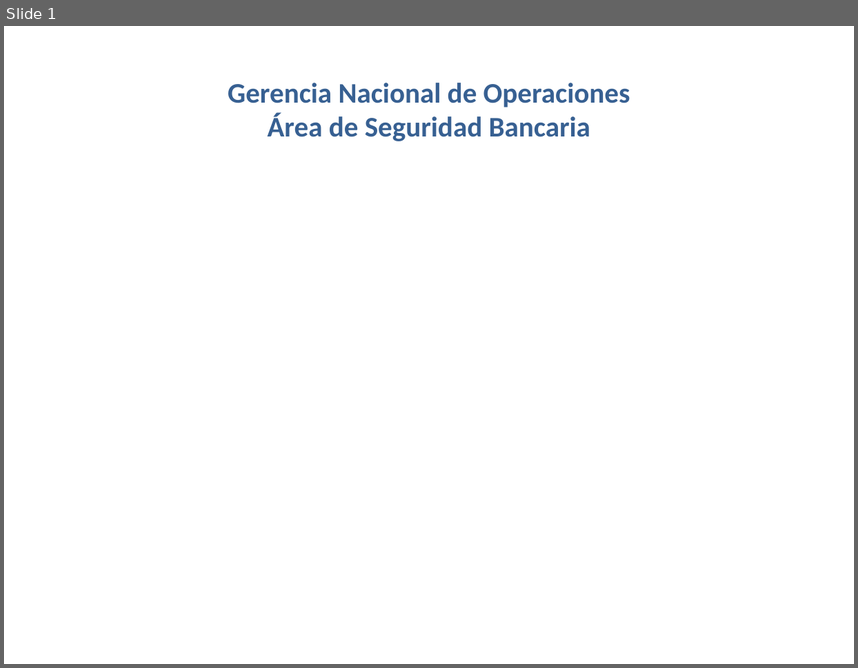
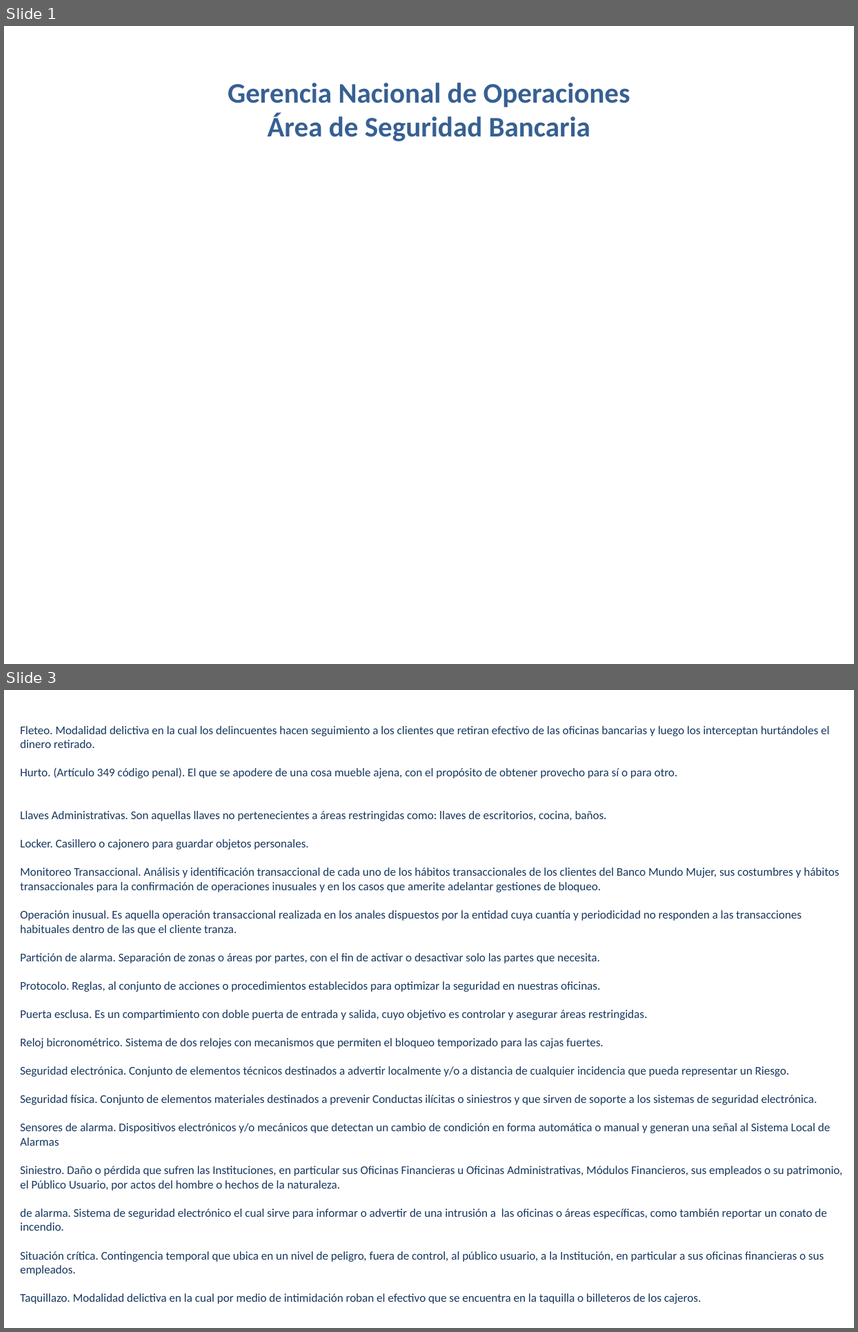
Before and after one commit to elberthAgreda/triviaApp, a slide deck: videoApp/src/assets/pdf/SEGURIDADBANCARIA/SEGURIDADBANCARIA.pptx. Shown one above the other, each under a label of ours: slide 1 before the commit, slides 1 and 3 after it; the slides between them are not shown. The pictures are 858x668 and 858x1332 pixels, drawn with LibreOffice and Linux fonts; fonts in the diff are those of the drawing; background and template pictures are left out. Boxes give left, top, right and bottom in pixels: in the first picture for what was removed or moved away, otherwise in the second. Text is boxed around its words. In the diff, an @@ line names an element or a change of style, - is before the commit and + after.

```diff
--- a/videoApp/src/assets/pdf/SEGURIDADBANCARIA/SEGURIDADBANCARIA.pptx
+++ b/videoApp/src/assets/pdf/SEGURIDADBANCARIA/SEGURIDADBANCARIA.pptx
@@ slide 3 added at <box>4,690,854,1328</box>, background picture (left out) @@
@@ text added at <box>20,726,842,1303</box>, 10 pt, text #17375E @@
+Fleteo. Modalidad delictiva en la cual los delincuentes hacen seguimiento a los clientes que retiran efectivo de las oficinas bancarias y luego los interceptan hurtándoles el dinero retirado.
+Hurto. (Artículo 349 código penal). El que se apodere de una cosa mueble ajena, con el propósito de obtener provecho para sí o para otro.
+Llaves Administrativas. Son aquellas llaves no pertenecientes a áreas restringidas como: llaves de escritorios, cocina, baños.
+Locker. Casillero o cajonero para guardar objetos personales.
+Monitoreo Transaccional. Análisis y identificación transaccional de cada uno de los hábitos transaccionales de los clientes del Banco Mundo Mujer, sus costumbres y hábitos transaccionales para la confirmación de operaciones inusuales y en los casos que amerite adelantar gestiones de bloqueo.
+Operación inusual. Es aquella operación transaccional realizada en los anales dispuestos por la entidad cuya cuantía y periodicidad no responden a las transacciones habituales dentro de las que el cliente tranza.
+Partición de alarma. Separación de zonas o áreas por partes, con el fin de activar o desactivar solo las partes que necesita.
+Protocolo. Reglas, al conjunto de acciones o procedimientos establecidos para optimizar la seguridad en nuestras oficinas.
+Puerta esclusa. Es un compartimiento con doble puerta de entrada y salida, cuyo objetivo es controlar y asegurar áreas restringidas.
+Reloj bicronométrico. Sistema de dos relojes con mecanismos que permiten el bloqueo temporizado para las cajas fuertes.
+Seguridad electrónica. Conjunto de elementos técnicos destinados a advertir localmente y/o a distancia de cualquier incidencia que pueda representar un Riesgo.
+Seguridad física. Conjunto de elementos materiales destinados a prevenir Conductas ilícitas o siniestros y que sirven de soporte a los sistemas de seguridad electrónica.
+Sensores de alarma. Dispositivos electrónicos y/o mecánicos que detectan un cambio de condición en forma automática o manual y generan una señal al Sistema Local de Alarmas
+Siniestro. Daño o pérdida que sufren las Instituciones, en particular sus Oficinas Financieras u Oficinas Administrativas, Módulos Financieros, sus empleados o su patrimonio, el Público Usuario, por actos del hombre o hechos de la naturaleza.
+de alarma. Sistema de seguridad electrónico el cual sirve para informar o advertir de una intrusión a las oficinas o áreas específicas, como también reportar un conato de incendio.
+Situación crítica. Contingencia temporal que ubica en un nivel de peligro, fuera de control, al público usuario, a la Institución, en particular a sus oficinas financieras o sus empleados.
+Taquillazo. Modalidad delictiva en la cual por medio de intimidación roban el efectivo que se encuentra en la taquilla o billeteros de los cajeros.
```
Also in this commit, not shown: 3 slides changed, 1 other slide added, 7 slides removed, 22 other files.
